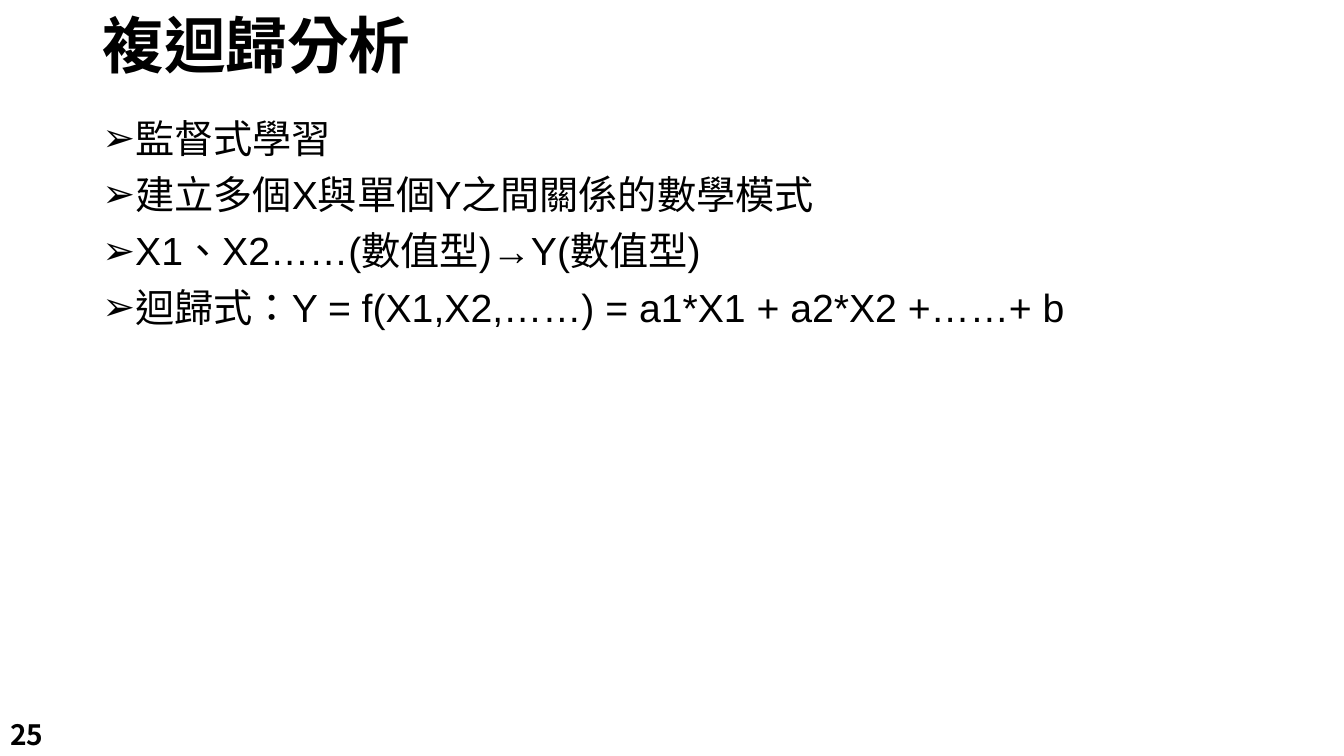
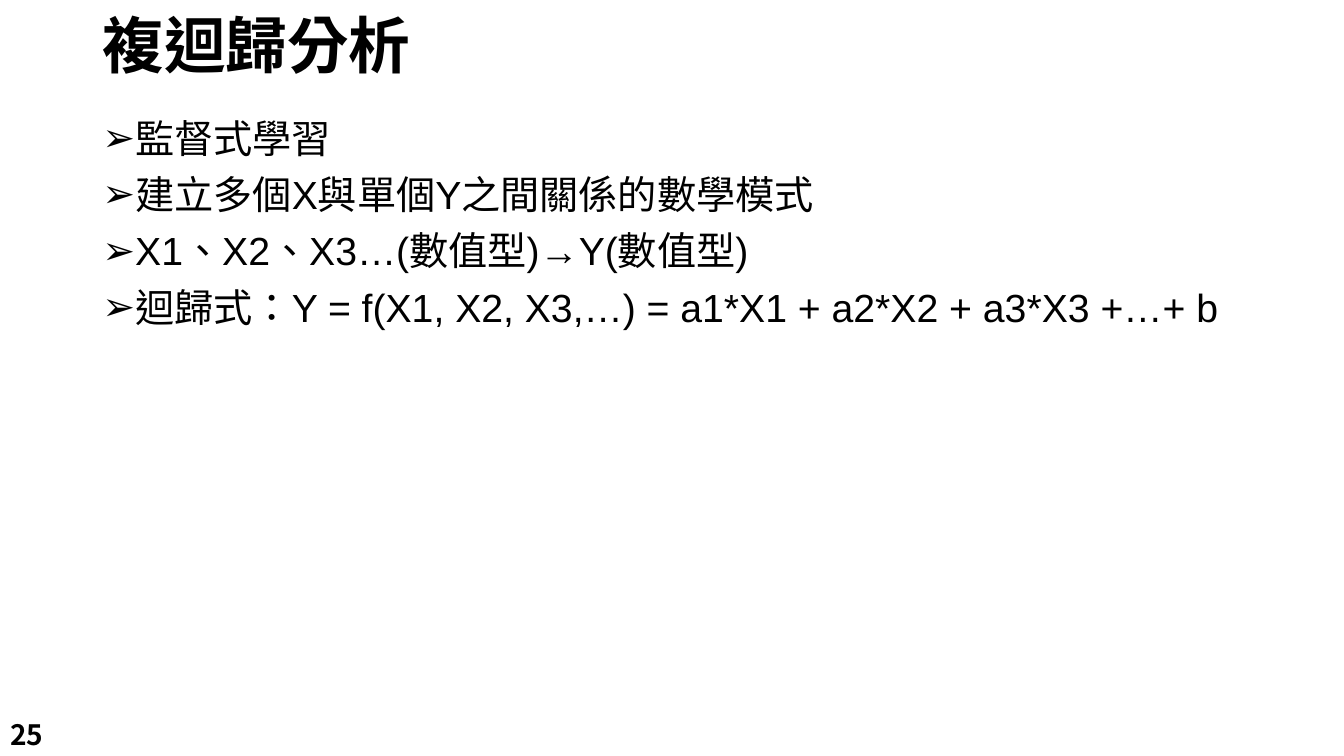
Before and after one commit to LeBronWilly/Basic_R_Language, a slide deck: slide 25 of R_Presentation.pptx. Drawn at 1344x756 pixels with LibreOffice and Linux fonts; fonts in the diff are those of the drawing; background and template pictures are left out. Boxes give left, top, right and bottom in pixels: in the first picture for what was removed or moved away, otherwise in the second. Text is boxed around its words. In the diff, an @@ line names an element or a change of style, - is before the commit and + after.

```diff
--- a/R_Presentation.pptx
+++ b/R_Presentation.pptx
@@ text at (135, 234, 1218, 330): text changed @@
-➢ X1、X2……(數值型)→Y(數值型)
-➢ 迴歸式：Y = f(X1,X2,……) = a1*X1 + a2*X2 +……+ b
+➢ X1、X2、X3…(數值型)→Y(數值型)
+➢ 迴歸式：Y = f(X1, X2, X3,…) = a1*X1 + a2*X2 + a3*X3 +…+ b
```
Also in this commit, not shown: 17 other slides changed, 2 other files.
